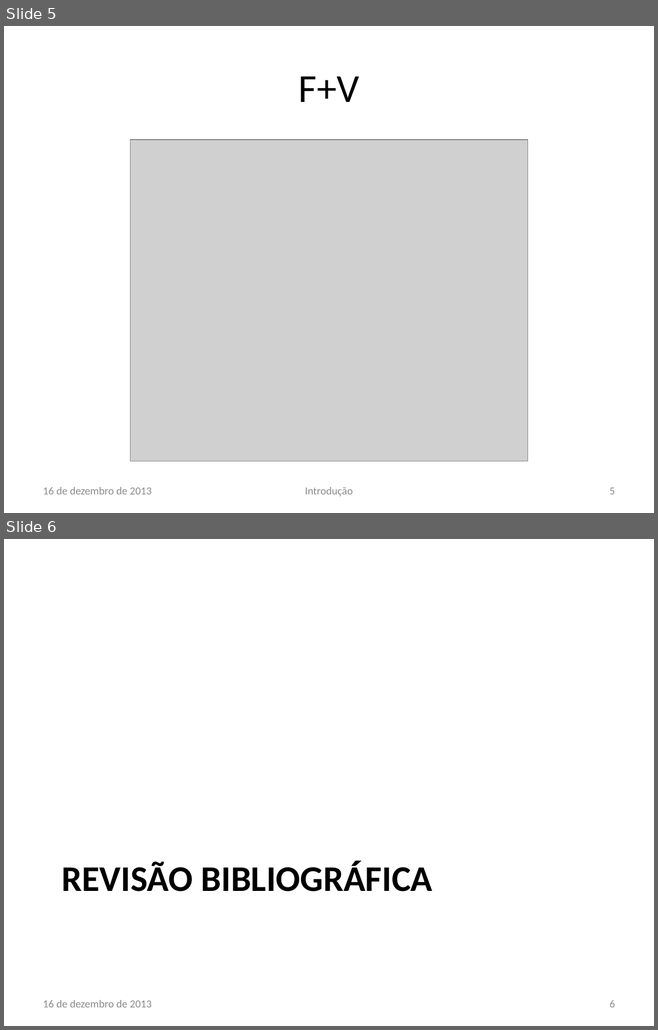
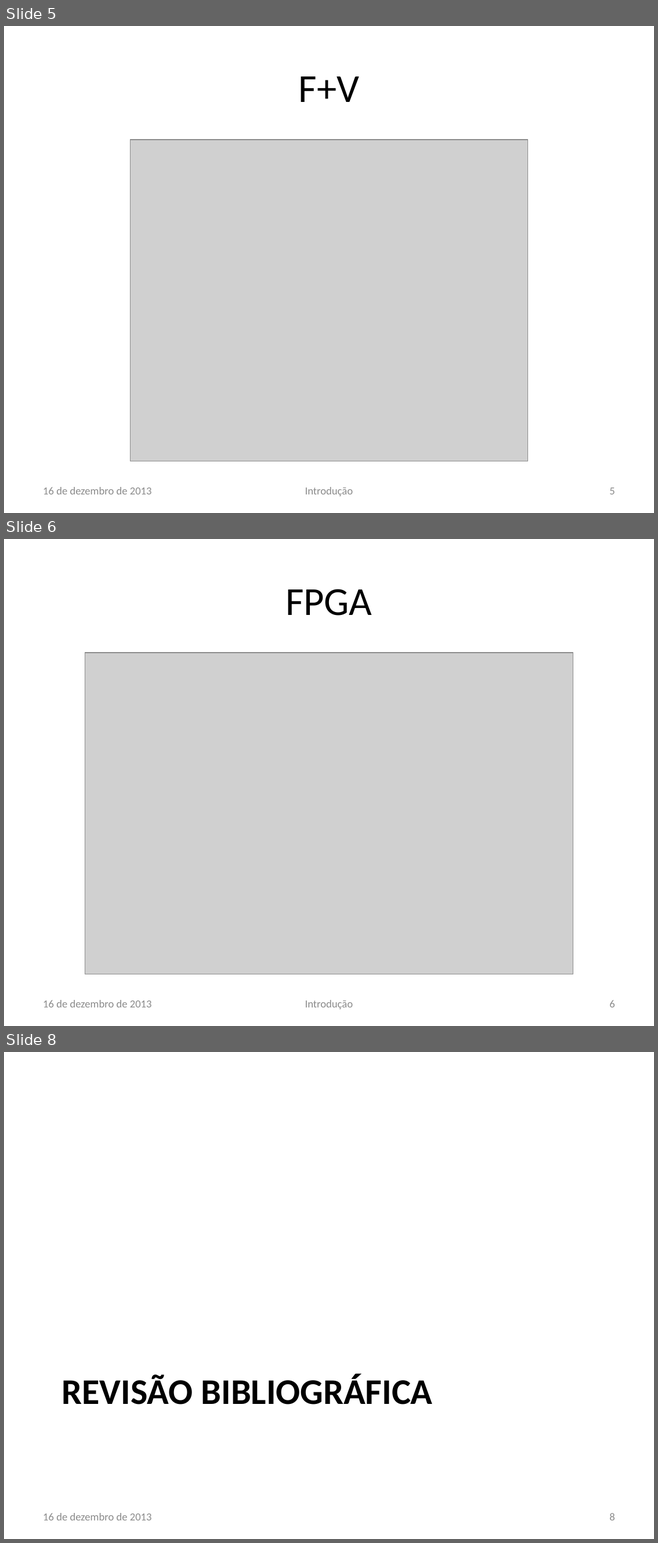
Before and after one commit to lsoliveira459/tg2, a slide deck: Apresentação/Estudo e Implementação de Reconfiguração Dinâmica.pptx. Shown one above the other, each under a label of ours: slides 5 and 6 before the commit, slides 5, 6 and 8 after it; the slides between them are not shown. The pictures are 658x1030 and 658x1543 pixels, drawn with LibreOffice and Linux fonts; fonts in the diff are those of the drawing; grey boxes stand for pictures; background and template pictures are left out. Boxes give left, top, right and bottom in pixels: in the first picture for what was removed or moved away, otherwise in the second. Text is boxed around its words. In the diff, an @@ line names an element or a change of style, - is before the commit and + after.

```diff
--- a/Apresentação/Estudo e Implementação de Reconfiguração Dinâmica.pptx
+++ b/Apresentação/Estudo e Implementação de Reconfiguração Dinâmica.pptx
@@ slide 6 added at bbox=[4, 539, 654, 1026], background #FFFFFF @@
@@ title added at bbox=[285, 589, 372, 616], 44 pt, text #000000 @@
+FPGA
@@ picture added at bbox=[85, 653, 572, 974] @@
@@ text added at bbox=[43, 1000, 152, 1008], 12 pt, text #8C8C8C @@
+16 de dezembro de 2013
@@ text added at bbox=[305, 1000, 353, 1009], 12 pt, text #8C8C8C @@
+Introdução
@@ page number added at bbox=[609, 1000, 614, 1008], 12 pt, text #8C8C8C @@
+6
@@ what was slide 6 is now slide 8 @@
@@ page number at bbox=[609, 1513, 614, 1521]: text changed @@
-6
+8
```
Also in this commit, not shown: 2 slides changed, 1 other slide added, 2 other files.
